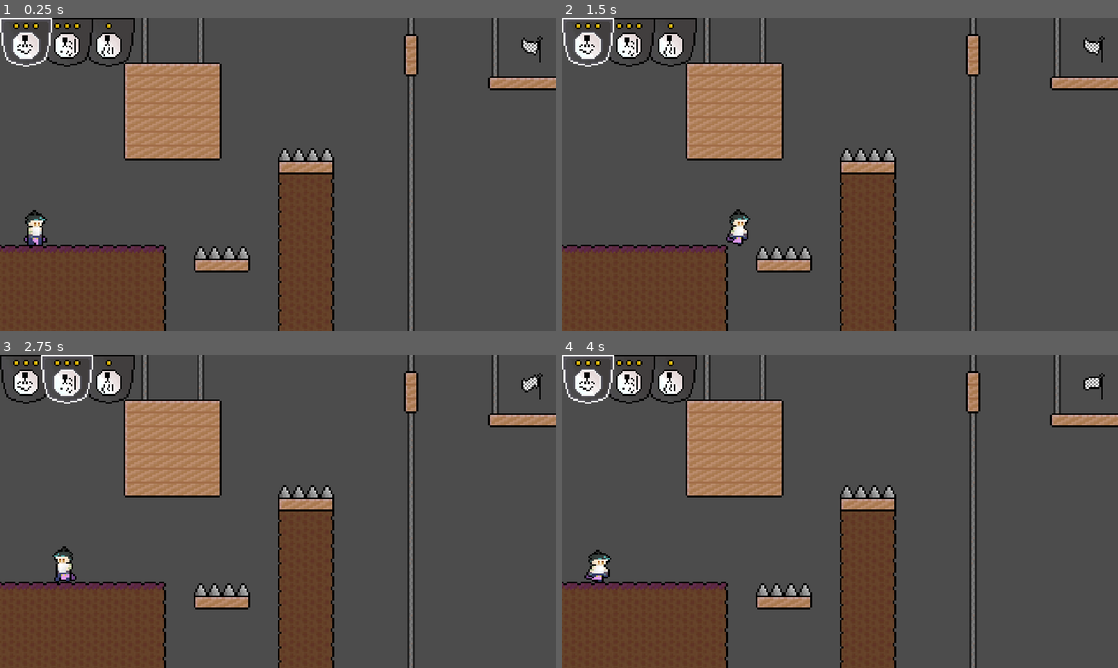
Above: before the commit, frames 1-4 (two rows, left to right).
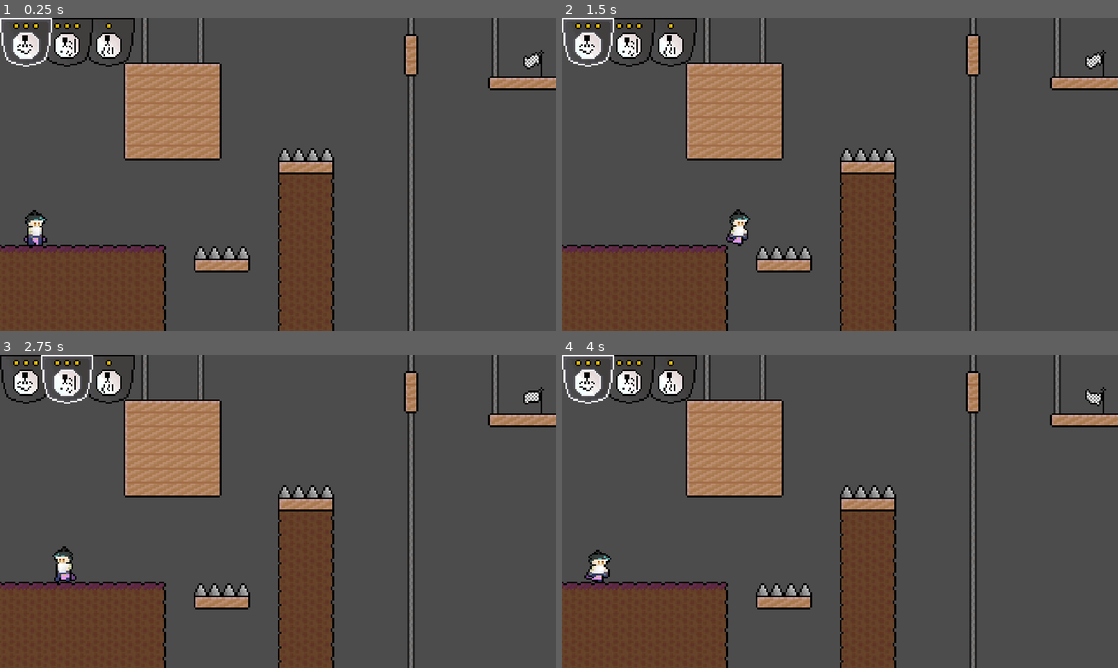
Above: after the commit, the same moments.

Repository: JdavisBro/High-Point
Game: Godot game, scene res://scenes/levels/a01 - Vdash Wall Pogo.tscn
Two runs of this game, one before a commit and one after it. Both use one fixed random seed, a clock stepped at 60 frames per second and the inputs below. This scene is started directly instead of the project's main scene.
Inputs (mouse positions are in pixels of both pictures, inside the frame that each line leads up to):
- Up to frame 1 (0.25 s): no input
- Up to frame 2 (1.5 s): move the mouse to (962, 158) at 0.52 s; hold Space (jump) 0.53-1.28 s; hold D (right) from 0.53 s (still down); move the mouse to (728, 190) at 1.27 s; tap 1 (char1) at 1.35 s
- Up to frame 3 (2.75 s): tap Space (jump) at 1.52, 1.55, 1.82 s; move the mouse to (333, 442) at 2.02 s; release D (right) at 2.03 s; hold A (left) from 2.03 s (still down); hold Space (jump) from 2.03 s (still down); tap 2 (char2) at 2.1 s
- Up to frame 4 (4 s): move the mouse to (812, 574) at 2.77 s; release A (left) at 2.78 s; release Space (jump) at 2.78 s; hold D (right) from 2.78 s (still down); tap 3 (char3) at 2.85 s; tap Space (jump) at 3.02, 3.05, 3.32 s; move the mouse to (1006, 558) at 3.52 s; hold Space (jump) from 3.53 s (still down); tap 4 (char4) at 3.6 s

The runs differ from the first frame. In frame 1, 0.3% of the frame differs, in the area x 93-98%, y 5-19%; in frame 2, 0.3%; in frame 3, 0.3%; in frame 4, 0.3%.

Commit message:
Cool walk animation test upadte

Diff:
--- a/project.godot
+++ b/project.godot
@@ -96,6 +96,13 @@
 
 [input]
 
+ui_accept={
+"deadzone": 0.5,
+"events": [ Object(InputEventKey,"resource_local_to_scene":false,"resource_name":"","device":0,"alt":false,"shift":false,"control":false,"meta":false,"command":false,"pressed":false,"scancode":16777221,"physical_scancode":0,"unicode":0,"echo":false,"script":null)
+, Object(InputEventKey,"resource_local_to_scene":false,"resource_name":"","device":0,"alt":false,"shift":false,"control":false,"meta":false,"command":false,"pressed":false,"scancode":16777222,"physical_scancode":0,"unicode":0,"echo":false,"script":null)
+, Object(InputEventJoypadButton,"resource_local_to_scene":false,"resource_name":"","device":0,"button_index":0,"pressure":0.0,"pressed":false,"script":null)
+ ]
+}
 fullscreen={
 "deadzone": 0.5,
 "events": [ Object(InputEventKey,"resource_local_to_scene":false,"resource_name":"","device":0,"alt":false,"shift":false,"control":false,"meta":false,"command":false,"pressed":false,"scancode":0,"physical_scancode":16777254,"unicode":0,"echo":false,"script":null)
@@ -178,6 +185,10 @@
 2d_physics/layer_5="VictoryFlag"
 2d_physics/layer_6="Grapple"
 
+[locale]
+
+locale_filter=[ 0, [  ] ]
+
 [physics]
 
 common/enable_pause_aware_picking=true
--- a/scenes/levels/a01 - Vdash Wall Pogo.tscn
+++ b/scenes/levels/a01 - Vdash Wall Pogo.tscn
@@ -35,5 +35,4 @@
 tile_data = PoolIntArray( -655351, 0, 3, -589815, 0, 65538, -458763, 0, 131072, -458762, 0, 196610, -458761, 0, 196610, …(1181 unchanged characters)…
 
 [node name="VictoryFlag" parent="." index="8"]
-position = Vector2( 145, -72 )
-frame = 1
+position = Vector2( 146, -64 )
--- a/scenes/levels/walk anim test.tscn
+++ b/scenes/levels/walk anim test.tscn
@@ -6,27 +6,42 @@
 [sub_resource type="GDScript" id=1]
 script/source = "extends Node2D
 
-onready var default_speed = $Player.speed
+var chars = [Dash, Vdash, Wall, Grapple, Pogo]
+var selchar = 0
+
+func add_chars(cls):
+	Globals.characters = []
+	for _i in range(4):
+		Globals.characters.append(cls)
+	$Player.setup()
 
 func _ready():
-	Globals.characters = [
-		Dash,
-		Dash,
-		Dash,
-		Dash
-	]
+	$Player.DEBUG_SQUISH = false
 	Globals.selected = 3
-	$Player.setup()
+	add_chars(Dash)
 
 func _process(delta):
 	if Input.is_action_just_pressed(\"char1\"):
-		$Player.speed = default_speed/4
+		$Player.speed = $Player.speed_default/4
 	elif Input.is_action_just_pressed(\"char2\"):
-		$Player.speed = default_speed/2
+		$Player.speed = $Player.speed_default/2
 	elif Input.is_action_just_pressed(\"char3\"):
-		$Player.speed = default_speed/4*3
+		$Player.speed = $Player.speed_default/4*3
 	elif Input.is_action_just_pressed(\"char4\"):
-		$Player.speed = default_speed
+		$Player.speed = $Player.speed_default
+	if Input.is_action_just_pressed(\"ui_accept\"):
+		$Player.speed_default = $Player.speed
+	var olsel = selchar
+	if Input.is_action_just_pressed(\"ui_right\"):
+		selchar += 1
+	elif Input.is_action_just_pressed(\"ui_left\"):
+		selchar -= 1
+	if olsel != selchar:
+		if selchar >= len(chars):
+			selchar = len(chars) - 1
+		elif selchar < 0:
+			selchar = 0
+		add_chars(chars[selchar])
 	var modNum = 100
 	if Input.is_key_pressed(KEY_CONTROL):
 		modNum *= 10
@@ -34,8 +49,8 @@
 		$Player.speed += round(modNum*delta)
 	elif Input.is_action_pressed(\"ui_down\"):
 		$Player.speed -= round(modNum*delta)
-	$Player/RichTextLabel.text = \"speed: \" + str($Player.speed)
-	if Input.is_action_just_pressed(\"ui_right\"):
+	$Player/RichTextLabel.text = \"Speed: \" + str($Player.speed)
+	if Input.is_action_just_pressed(\"ui_focus_next\"):
 		if Input.is_action_pressed(\"right\"):
 			Input.action_release(\"right\")
 		else:
@@ -62,11 +77,11 @@
 [node name="Player" parent="." index="1"]
 position = Vector2( -119, 13 )
 
-[node name="Camera2D" type="Camera2D" parent="Player" index="9"]
+[node name="Camera2D" type="Camera2D" parent="Player" index="7"]
 current = true
 zoom = Vector2( 0.1, 0.1 )
 
-[node name="RichTextLabel" type="RichTextLabel" parent="Player" index="10"]
+[node name="RichTextLabel" type="RichTextLabel" parent="Player" index="8"]
 margin_left = -18.0
 margin_top = -31.0
 margin_right = 234.0
--- a/scripts/Player.gd
+++ b/scripts/Player.gd
@@ -4,7 +4,9 @@
 
 # To Dos/Ideas
 #
-#
+# FOR CONTROLLER either:
+# assign a button to each skill and pressing that button switches and activates the skill
+# allow the user to set an order and they press a button to go through that order
 
 # Physics
 var acceleration = 200 # per sec
@@ -31,6 +33,7 @@
 
 var victimer = 0
 var rng = RandomNumberGenerator.new()
+var DEBUG_SQUISH = true
 
 # Skills
 var skill = null
@@ -248,7 +251,7 @@
 		dir ^= SQUASH_DOWN
 	else:
 		y = 1
-	if dir and not tween.is_active():
+	if dir and not tween.is_active() and DEBUG_SQUISH:
 		squash(x, y, 0.05, 0.3, dir)
 
 	if Input.is_action_just_pressed("DEBUG_toggle_inf_charge"):
@@ -295,7 +298,7 @@
 		slid = false
 	else:
 		velocity = move_and_slide(velocity,Vector2.UP)
-		if not activeSkill or ("allow_anims" in activeSkill and activeSkill.allow_anims):
+		if not activeSkill:
 			if velocity.x != 0 and sprite.animation == "idle":
 				sprite.play("walk")
 			elif sprite.animation == "walk":
--- a/scripts/Powers.gd
+++ b/scripts/Powers.gd
@@ -15,6 +15,10 @@
 }
 
 func setup():
+	for i in powers:
+		for n in i.get_children():
+			if n.name != "emblem":
+				n.queue_free()
 	visible = true
 	for i in range(4):
 		powers.append(get_node("powerbg" + str(i+1)))
--- a/scripts/Skills/Vdash.gd
+++ b/scripts/Skills/Vdash.gd
@@ -11,7 +11,6 @@
 
 var timer = 0.0
 var slow_gravity = null
-var allow_anims = false
 
 func _init(plr):
 	player = plr
--- a/scripts/Skills/Wall.gd
+++ b/scripts/Skills/Wall.gd
@@ -30,11 +30,8 @@
 			player.jumping = false
 			if player.gravityMult > 0.2:
 				player.gravityMult = 0.2
-			if player.jumping:
-				player.jump_buffer = 0
-			wall_buffer = Player.BUFFER_DEFAULT
-			print(player.get_slide_collision(0).normal.x < 0)
-			buffer_left = player.get_slide_collision(0).normal.x < 0
+		wall_buffer = Player.BUFFER_DEFAULT
+		buffer_left = player.get_slide_collision(0).normal.x < 0
 	elif player.gravityMult == 0.2:
 		player.gravityMult = 1.0
 	if wall_buffer and not player.jumping:
